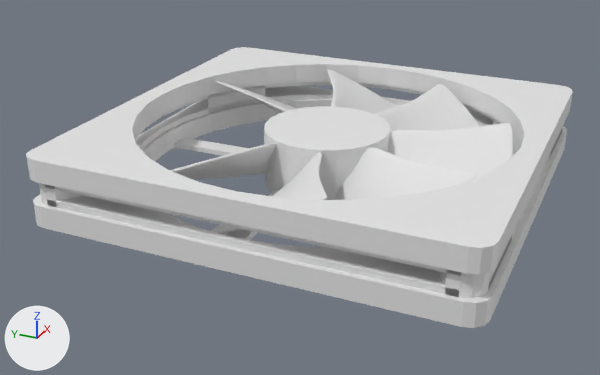
One commit to the FBX model Assets/3D Objects/PC/PC_Fan4.fbx: the scene before it, then after it.
Before and after are seen from a 50 mm lens placed at (-11.276, 15.268, 1.893), pointed at (-10.313, 15.702, 1.411). The axes (+X, +Y, +Z) are drawn at lower left. The lights are the same throughout. The older version comes first. Where no turn or scale is listed for an object, it has been applied to the vertices.

The older version as bpy lines, for what is in view:
```python
me_plane_127 = bpy.data.meshes.new('Plane.127')
me_plane_127.from_pydata(...)  # 4548 vertices, 4496 faces; spans x -0.284..0.284, y -0.291..0.291, z 0.0..0.094
ob_cha_fan_1 = bpy.data.objects.new('CHA_FAN_1', me_plane_127)
ob_cha_fan_1.location = (-10.277, 15.677, 1.412)
```
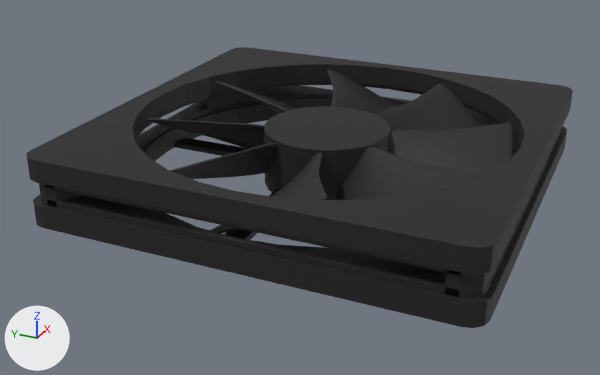
The newer file is also turned or shifted as a whole; pictures and numbers use the older file's frame.

Pixel boxes (x1, y1, x2, y2) of what changed, in the pictures (600 x 375 px):
part 1 of me_plane_127, added (black)
    after: (147, 118, 264, 149)
part 2 of me_plane_127, recoloured (white to black)
    both: (26, 47, 573, 328)

Patch to the scene script:
```diff
--- a/Assets/3D Objects/PC/PC_Fan4.fbx.py
+++ b/Assets/3D Objects/PC/PC_Fan4.fbx.py
@@ mat_psu_fan_blade @@
+mat_psu_fan_blade = principled_material('PSU_FAN_Blade')
+mat_psu_fan_blade.base_color = (0.0186, 0.0186, 0.0186)  # black #252525
+mat_psu_fan_blade.metallic = 0.2
+mat_psu_fan_blade.roughness = 0.633
@@ me_plane_127 @@
 # used by ob_cha_fan_1; location = (-10.277, 15.677, 1.412)
-me_plane_127.from_pydata(...)  # 4548 vertices, 4496 faces; spans x -0.284..0.284, y -0.291..0.291, z 0.0..0.094
+me_plane_127.from_pydata(...)  # 4966 vertices, 4912 faces; spans x -0.284..0.284, y -0.291..0.291, z 0.0..0.094
+# me_plane_127 part 1: the loose piece of 418 vertices spanning x -0.23..-0.044, y 0.039..0.213, z 0.011..0.089 is copied, and the copy is turned -45 degrees about the z axis through the mesh origin, in mat_psu_fan_blade (black #252525); it spans x -0.095..0.059, y 0.079..0.251, z 0.011..0.089
+# me_plane_127 part 2: 4496 faces spanning x -0.284..0.284, y -0.291..0.291, z 0.0..0.094 switch from no material to mat_psu_fan_blade (black #252525)
```
